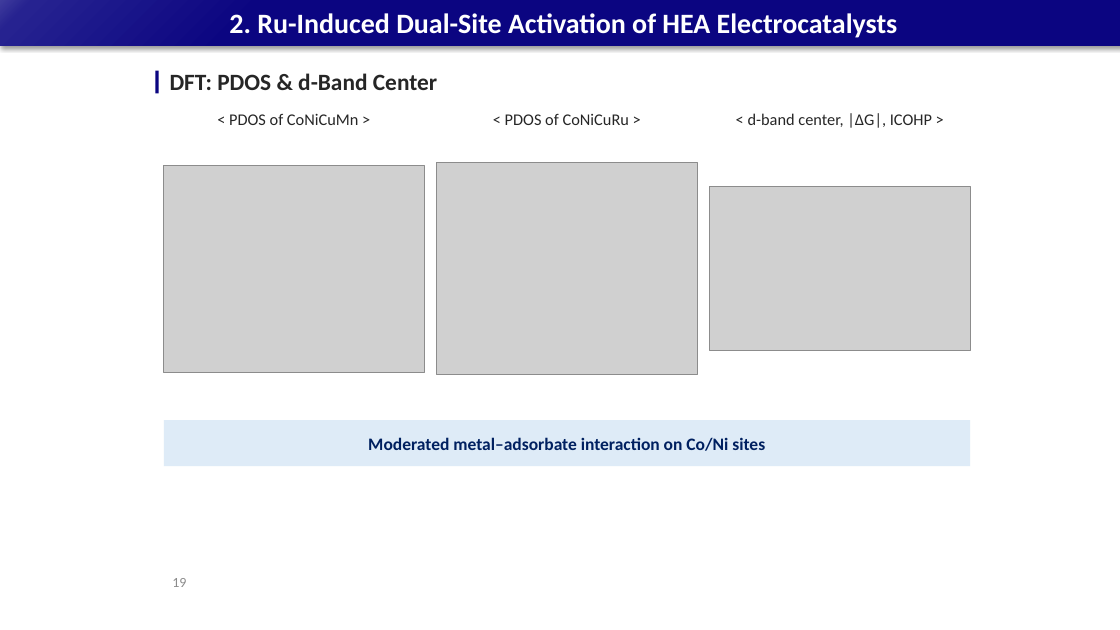
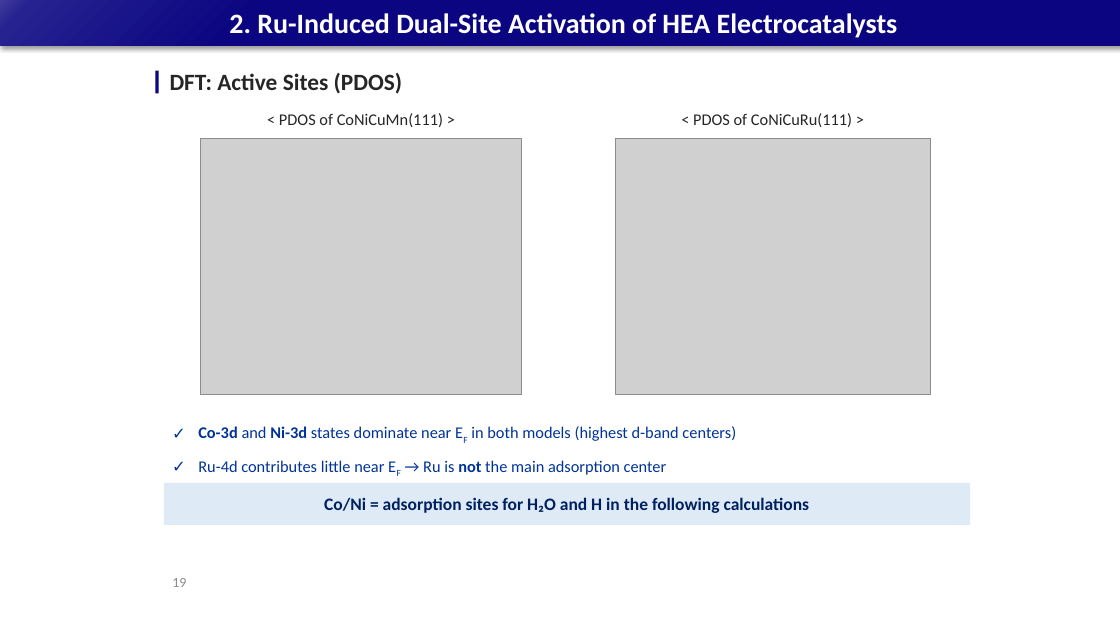
Before and after one commit to limsj0204/letter, a slide deck: slide 19 of 학위논문_디펜스_발표자료_5시료.pptx. Drawn at 1120x630 pixels with LibreOffice and Linux fonts; fonts in the diff are those of the drawing; grey boxes stand for pictures. Boxes give left, top, right and bottom in pixels: in the first picture for what was removed or moved away, otherwise in the second. Text is boxed around its words. In the diff, an @@ line names an element or a change of style, - is before the commit and + after.

```diff
--- a/학위논문_디펜스_발표자료_5시료.pptx
+++ b/학위논문_디펜스_발표자료_5시료.pptx
@@ text at (170, 73, 402, 94): text changed @@
-DFT: PDOS & d-Band Center
+DFT: Active Sites (PDOS)
@@ text at (279, 113, 443, 127): text changed @@
-< PDOS of CoNiCuMn >
+< PDOS of CoNiCuMn(111) >
@@ text at (693, 113, 852, 127): text changed @@
-< PDOS of CoNiCuRu >
+< PDOS of CoNiCuRu(111) >
@@ picture: place and size @@
-picture at (164, 165, 424, 372)
+picture at (201, 139, 523, 395)
@@ picture: place and size @@
-picture at (437, 163, 697, 375)
+picture at (616, 139, 931, 395)
@@ picture removed at (710, 187, 970, 350) @@
@@ rectangle removed at (164, 420, 970, 466) @@
-Moderated metal–adsorbate interaction on Co/Ni sites
@@ text at (198, 426, 736, 475): text changed; text colour #262626 to #003399 @@
-< d-band center, |ΔG|, ICOHP >
+✓ Co-3d and Ni-3d states dominate near EF in both models (highest d-band centers)
+✓ Ru-4d contributes little near EF → Ru is not the main adsorption center
@@ rectangle added at (164, 483, 970, 525), fill #DEEBF7, 15 pt, text #002060, bold @@
+Co/Ni = adsorption sites for H₂O and H in the following calculations
```
Also in this commit, not shown: 1 other slide changed.
